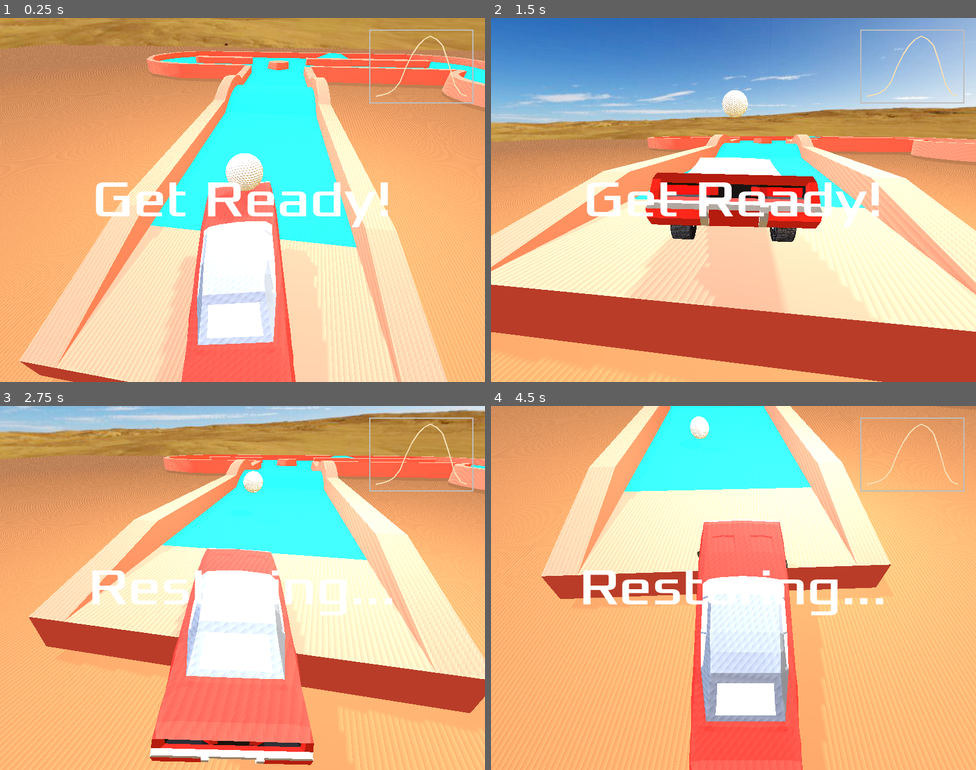
Above: before the commit, frames 1-4 (two rows, left to right).
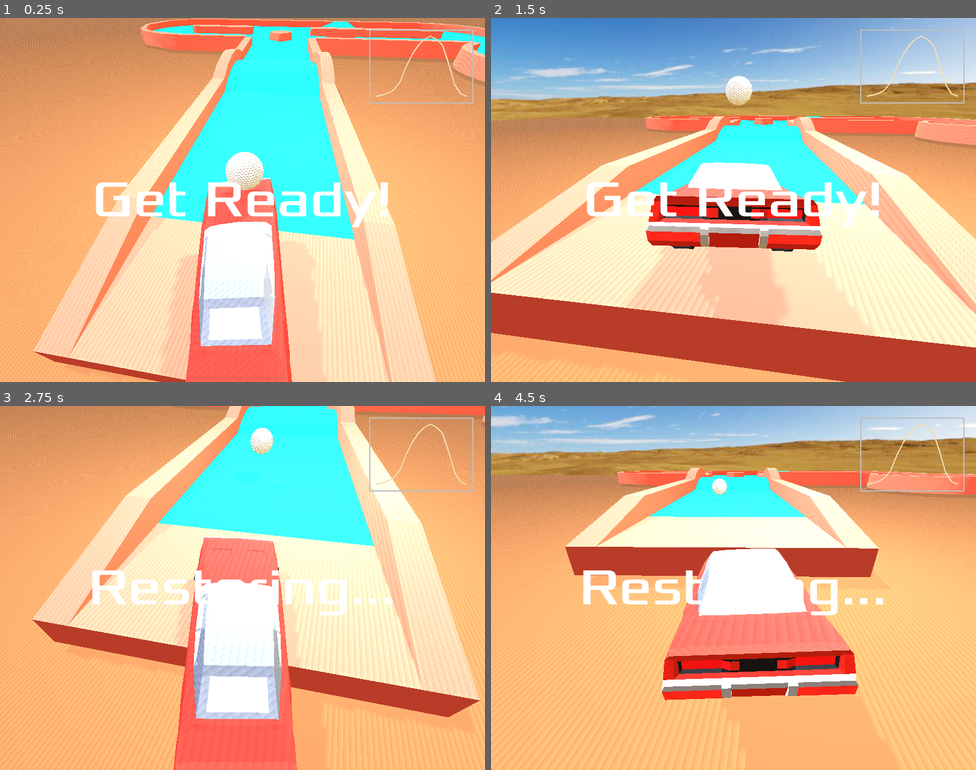
Above: after the commit, the same moments.

Repository: deecovan/v4-51-golf
Game: Godot game, scene res://Scenes/Main.tscn
Two runs of this game, one before a commit and one after it. Both use one fixed random seed, a clock stepped at 60 frames per second and the inputs below.
Inputs (mouse positions are in pixels of both pictures, inside the frame that each line leads up to):
- Up to frame 1 (0.25 s): no input
- Up to frame 2 (1.5 s): move the mouse to (840, 181) at 0.52 s; hold D (steer_right) 0.53-1.28 s; hold Mouse wheel up (cam_zoom_in) 0.53-1.28 s; move the mouse to (636, 218) at 1.27 s; hold S (brake) from 1.28 s (still down); tap Mouse wheel down (cam_zoom_out) at 1.35 s
- Up to frame 3 (2.75 s): move the mouse to (291, 507) at 2.02 s; release S (brake) at 2.03 s; hold D (steer_right) from 2.03 s (still down); tap R (restore) at 2.1 s
- Up to frame 4 (4.5 s): move the mouse to (709, 660) at 2.77 s; release D (steer_right) at 2.78 s; hold W (accelerate) 2.78-3.53 s; tap Mouse wheel up (cam_zoom_in) at 2.85 s; move the mouse to (879, 642) at 3.52 s; hold Mouse wheel down (cam_zoom_out) 3.53-4.28 s; hold A (steer_left) from 3.53 s (still down); move the mouse to (588, 533) at 4.27 s; tap R (restore) at 4.35 s

The runs differ from the first frame. In frame 1, 28% of the frame differs, in the area x 0-100%, y 0-100%; in frame 2, 44%; in frame 3, 47%; in frame 4, 57%.

Commit message:
Tested Setup Wheel3Ds values

Diff:
--- a/Project/Scenes/Vehicle.tscn
+++ b/Project/Scenes/Vehicle.tscn
@@ -213,31 +213,29 @@
 [node name="Wheel3Dfl" parent="." instance=ExtResource("1_c180c")]
 transform = Transform3D(1, 0, 0, 0, 1, 0, 0, 0, 1, 0.8, 0.1, 0.6)
 use_as_steering = true
-wheel_rest_length = 0.04
 suspension_travel = 0.08
 suspension_stiffness = 160.0
-suspension_max_force = 16000.0
+suspension_max_force = 12000.0
 
 [node name="Wheel3Dfr" parent="." instance=ExtResource("1_c180c")]
 transform = Transform3D(1, 0, 0, 0, 1, 0, 0, 0, 1, -0.8, 0.1, 0.6)
 use_as_steering = true
-wheel_rest_length = 0.04
 suspension_travel = 0.08
 suspension_stiffness = 160.0
-suspension_max_force = 16000.0
+suspension_max_force = 12000.0
 
 [node name="Wheel3Drl" parent="." instance=ExtResource("1_c180c")]
 transform = Transform3D(1, 0, 0, 0, 1, 0, 0, 0, 1, 0.8, 0.1, -2.3)
 use_as_traction = true
+wheel_rest_length = 0.06
 suspension_stiffness = 140.0
-suspension_max_force = 14000.0
 damping_compression = 0.7
 damping_relaxation = 0.77
 
 [node name="Wheel3Drr" parent="." instance=ExtResource("1_c180c")]
 transform = Transform3D(1, 0, 0, 0, 1, 0, 0, 0, 1, -0.8, 0.1, -2.3)
 use_as_traction = true
+wheel_rest_length = 0.06
 suspension_stiffness = 140.0
-suspension_max_force = 14000.0
 damping_compression = 0.7
 damping_relaxation = 0.77
--- a/Project/Scripts/Vehicle.gd
+++ b/Project/Scripts/Vehicle.gd
@@ -33,14 +33,14 @@
 @export var damp_compr_rear = 0.7
 @export var damp_relax_rear = 0.77
 ## Rest, Travel, Stiff, MaxV
-@export var rest_front = 0.8
-@export var rest_rear = 0.8
-@export var travel_front = 0.1
+@export var rest_front = 0.05
+@export var rest_rear = 0.06
+@export var travel_front = 0.08
 @export var travel_rear = 0.1
 @export var stiff_front = 160
-@export var stiff_rear = 160
-@export var max_force_front = 16000
-@export var max_force_rear = 14000
+@export var stiff_rear = 140
+@export var max_force_front = 12000
+@export var max_force_rear = 10000
 
 ## MAX_POWER Used as power for gears (as PFG)
 @export var MAX_POWER = 5000 # per each Traction wheel
@@ -79,33 +79,36 @@
 	$Wheel3Drl.damping_relaxation = damp_relax_rear
 	$Wheel3Drr.damping_relaxation = damp_relax_rear
 	### Rest
-	#$Wheel3Dfl.wheel_rest_length = rest_front
-	#$Wheel3Dfr.wheel_rest_length = rest_front
-	#$Wheel3Drl.wheel_rest_length = rest_rear
-	#$Wheel3Drr.wheel_rest_length = rest_rear
+	$Wheel3Dfl.wheel_rest_length = rest_front
+	$Wheel3Dfr.wheel_rest_length = rest_front
+	$Wheel3Drl.wheel_rest_length = rest_rear
+	$Wheel3Drr.wheel_rest_length = rest_rear
 	### Travel
-	#$Wheel3Dfl.suspension_travel = travel_front
-	#$Wheel3Dfr.suspension_travel = travel_front
-	#$Wheel3Drl.suspension_travel = travel_rear
-	#$Wheel3Drr.suspension_travel = travel_rear
+	$Wheel3Dfl.suspension_travel = travel_front
+	$Wheel3Dfr.suspension_travel = travel_front
+	$Wheel3Drl.suspension_travel = travel_rear
+	$Wheel3Drr.suspension_travel = travel_rear
 	### Stiffness
-	#$Wheel3Dfl.suspension_stiffness = stiff_front
-	#$Wheel3Dfr.suspension_stiffness = stiff_front
-	#$Wheel3Drl.suspension_stiffness = stiff_rear
-	#$Wheel3Drr.suspension_stiffness = stiff_rear
-	### Maximum suspension force
-	#$Wheel3Dfl.suspension_max_force = max_force_front
-	#$Wheel3Dfr.suspension_max_force = max_force_front
-	#$Wheel3Drl.suspension_max_force = max_force_rear
-	#$Wheel3Drr.suspension_max_force = max_force_rear
-	## Set Center of Mass from CoM Node
+	$Wheel3Dfl.suspension_stiffness = stiff_front
+	$Wheel3Dfr.suspension_stiffness = stiff_front
+	$Wheel3Drl.suspension_stiffness = stiff_rear
+	$Wheel3Drr.suspension_stiffness = stiff_rear
+	### Maximum Suspension force
+	$Wheel3Dfl.suspension_max_force = max_force_front
+	$Wheel3Dfr.suspension_max_force = max_force_front
+	$Wheel3Drl.suspension_max_force = max_force_rear
+	$Wheel3Drr.suspension_max_force = max_force_rear
+
+	## Set Center of Mass from CenterOfMass Node
 	## Move it Forward to oversteer
 	## Backward for understeer but less rear slip
 	center_of_mass_mode = RigidBody3D.CENTER_OF_MASS_MODE_CUSTOM
 	center_of_mass = $CenterOfMass.position
+
 	## Randomize initial rotation
 	rotation = randomis(rotation, PI)
 
+	## Init PFG screen
 	$"../UI".call_draw_curve(power_curve)
 
 func _process(delta: float) -> void:
@@ -116,7 +119,7 @@
 		)
 	engine_force = Input.get_axis("brake", "accelerate") * MAX_POWER
 	## Car fell off course!
-	if position.y < -20:
+	if position.y < 1:
 		get_parent().reload_scene("Car is out! Reloading...")
 
 func randomis(v: Vector3, mult) -> Vector3:
--- a/Project/Scripts/ball.gd
+++ b/Project/Scripts/ball.gd
@@ -17,7 +17,7 @@
 		stopped.emit()
 		state.linear_velocity = Vector3.ZERO
 	## Ball fell off course!
-	if position.y < -20:
+	if position.y < 1:
 		get_parent().reload_scene("Ball is out! Reloading...")
 
 ## Functions
--- a/Project/Scripts/camera_gimbal.gd
+++ b/Project/Scripts/camera_gimbal.gd
@@ -1,18 +1,19 @@
 extends Node3D
 
+## Keyboard controlled Rotation and Zoom
 @export var cam_speed = PI / 2
 @export var zoom_speed = 0.01
-
-@export var camera_lerpx = 3
-@export var camera_lerpy = 2
-@export var camera_lerpz = 5
-@export var camera_rotation = -0.5
+@export var camera_rotation = -0.6
 @export var camera_zoom = 0.15
-
 var gimbal_rotation_x: float
 var gimbal_rotation_y: float
 var vehicle_rotation_x: float
 var vehicle_rotation_y: float
+
+## Camera Follow lerp speed
+@export var camera_lerpx = 3
+@export var camera_lerpy = 2
+@export var camera_lerpz = 5
 
 var zoom: float
 
Not shown, changed: README.MD
